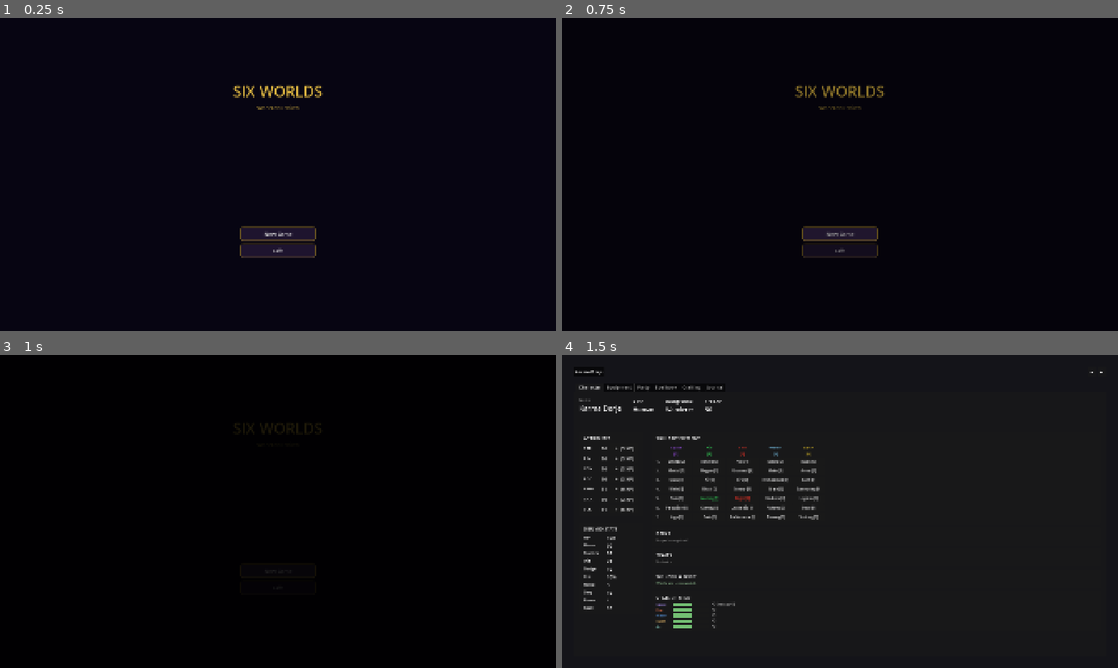
Above: before the commit, frames 1-4 (two rows, left to right).
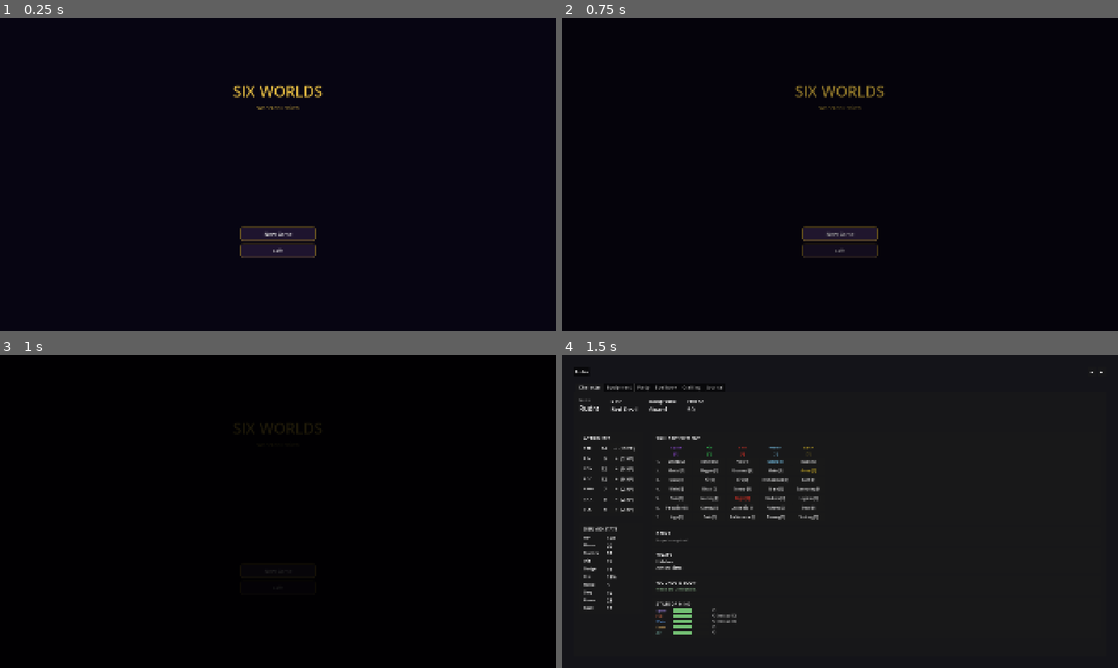
Above: after the commit, the same moments.

Repository: olstach/six_worlds
Game: Godot game, scene res://scenes/ui/title_screen.tscn
The game is run twice, just before and just after one commit, with the same random seed, the same clock (stepped at 60 frames per second) and the same inputs.
Inputs (mouse positions are in pixels of both pictures, inside the frame that each line leads up to):
- Up to frame 1 (0.25 s): no input
- Up to frame 2 (0.75 s): click "New Game" at 0.5 s
- Up to frame 3 (1 s): no input
- Up to frame 4 (1.5 s): tap Enter at 1.25 s; move the mouse to (962, 495) at 1.27 s; hold Right (ui_right) from 1.28 s (still down); tap C at 1.35 s; click (962, 495) at 1.42 s

Frames 1-3 are identical in both runs. In frame 4, 1.2% of the frame differs, in the area x 2-46%, y 4-90%.
Error in both runs: Trying to assign value of type 'String' to a variable of type 'Dictionary'. (res://scripts/autoload/trait_system.gd:67)

Commit message:
Roll the new game's character, and give every animal birth its own names
save_manager hardcoded ("Karma Dorje", "human", "wanderer") for a new game: a
fixed birth and background bypassing both rolls, naming a birth from a realm
with no content whose reincarnation_weight is 0 — so the one character every
player was guaranteed to meet was the one birth reincarnation could never
produce. Confirmed as a relic of an early build. A new run now rolls birth,
background and name off GameState.current_world, the same way every later life
already did.

This changes the opening: a new run starts as one of the six devils rather
than as a human, and about half the time with a hell-flavoured background.
Modelled over 20k new games the spread is wide — the most common single
character is a blue devil warrior at 2.5% — but hell's events were written
before the player could be a devil, so that is the first thing to look at on a
playthrough.

Name generation moved from bardo_screen.gd to CharacterSystem. A UI script
owned the only generator, which is why the new-game path could not reach it and
invented a constant instead; both paths call generate_character_name() now.

It also takes a `birth` argument it never used. animal_realm_names.json had no
reader at all, so 155 personal names with meanings sat in the file while the
generator drew the whole animal realm from a six-word list — a naga and an
uluka were named off the same handful. All 18 animal births have their own
names now, ids checked against races.json in both directions. Its 128 place
names and 88 parent wishes are still unread and belong to the events pass;
TODO's "389 names" was the three categories added up loosely, the real total
is 371.

Verified with tools/verify_all.sh --quick (0 issues) and by modelling the new
distribution against the real data. The engine layers could NOT run — no Godot
binary here, and this commit changes GDScript. Run tools/verify_all.sh before
trusting it.

Co-Authored-By: Claude Opus 5 <noreply@anthropic.com>
Claude-Session: https://claude.ai/code/session_01Ps9yRH4T6Mbj1dNizDjcCa

Diff:
--- a/scripts/autoload/character_system.gd
+++ b/scripts/autoload/character_system.gd
@@ -1549,3 +1549,102 @@
 		# Recalculate derived stats to pick up any formula changes
 		update_derived_stats(character)
 		party.append(character)
+
+
+# ── Character naming ─────────────────────────────────────────────────────────
+# Moved out of bardo_screen.gd on 2026-09-18: a UI script owned the only name
+# generator, so the new-game path could not reach it and hardcoded a name
+# instead. Both paths call generate_character_name() now.
+
+const HELL_NAMES: Array[String] = ["Mara", "Yama", "Rahu", "Kali", "Rudra", "Agni", "Vetala"]
+# Hungry ghost names draw from Tibetan preta lore and Sanskrit sources.
+# Sub-races covered: yidag (pretas proper), rolang (reanimated corpses),
+# skeleton variants, vetala (possession spirits), dralha (corrupted war-spirits),
+# gyelpo (gyalpo demons), dré (obstacle spirits), shaza (flesh-eaters).
+const GHOST_NAMES: Array[String] = [
+	# Tibetan-rooted — evoke craving, hollowness, wandering
+	"Nyönpa", "Khanag", "Drekpa", "Zhöchen", "Rolma", "Migme",
+	"Gongchen", "Dukpa", "Kyangbu", "Bayang", "Shangku", "Thamchen",
+	"Lungwa", "Trungkar", "Bardowa", "Dregchen", "Sogme", "Rimchen",
+	"Kyiduk", "Khyimdag", "Dokma", "Zangkar", "Phagchen", "Chöbar",
+	# Sanskrit-rooted — preta tradition
+	"Preta", "Vetali", "Pishacha", "Bhutika", "Apasmara", "Skandha",
+	"Jivaka", "Nirjhara", "Kshudha", "Trishna", "Abhava", "Pretaraja",
+	# Names evoking specific races
+	"Rolang", "Keting", "Gyelchen", "Drelwa",   # rolang / skeleton / gyelpo
+	"Tsenkar", "Dralkar", "Dralnak", "Tsensen", # dralha / tsen-adjacent
+	"Yidag", "Shazama", "Drema", "Nyönchen",    # yidag / shaza / dré
+]
+const ANIMAL_NAMES: Array[String] = ["Naga", "Garuda", "Makara", "Simha", "Kinnara", "Vyala"]
+const HUMAN_NAMES: Array[String] = ["Tenzin", "Dorje", "Pema", "Karma", "Lobsang", "Drolma", "Sonam", "Jigme"]
+const ASURA_NAMES: Array[String] = ["Vemacitrin", "Rahu", "Svarbhanu", "Pahari", "Danava", "Daitya"]
+const GOD_NAMES: Array[String] = ["Deva", "Brahma", "Indra", "Surya", "Chandra", "Vayu", "Varuna"]
+
+## Realm fallback pools, by realm id.
+const REALM_NAME_POOLS: Dictionary = {
+	"hell": HELL_NAMES,
+	"hungry_ghost": GHOST_NAMES,
+	"animal": ANIMAL_NAMES,
+	"human": HUMAN_NAMES,
+	"asura": ASURA_NAMES,
+	"god": GOD_NAMES,
+}
+
+const ANIMAL_NAMES_PATH: String = "res://resources/data/animal_realm_names.json"
+
+## birth id -> personal names that birth gives its children. Built once.
+var _birth_name_cache: Dictionary = {}
+
+
+## Read the per-birth personal names out of animal_realm_names.json.
+##
+## 389 names with meanings sat in that file, read by no script at all, while
+## the name generator picked from a six-word list for the whole animal realm —
+## so a naga and an uluka drew from the same handful. The file is organised
+## regions -> births -> personal_names[{name, meaning}]; only the name is
+## needed here, the meanings are for whoever is writing.
+func _load_birth_names() -> void:
+	if not _birth_name_cache.is_empty():
+		return
+	if not FileAccess.file_exists(ANIMAL_NAMES_PATH):
+		return
+	var file = FileAccess.open(ANIMAL_NAMES_PATH, FileAccess.READ)
+	if file == null:
+		return
+	var json = JSON.new()
+	if json.parse(file.get_as_text()) != OK:
+		push_warning("CharacterSystem: animal_realm_names.json parse error")
+		return
+
+	var regions: Dictionary = json.get_data().get("regions", {})
+	for region_id in regions:
+		var births: Dictionary = regions[region_id].get("births", {})
+		for birth_id in births:
+			if birth_id.begins_with("_"):
+				continue
+			var names: Array[String] = []
+			for entry in births[birth_id].get("personal_names", []):
+				var n: String = String(entry.get("name", "")) if entry is Dictionary \
+					else String(entry)
+				if n != "":
+					names.append(n)
+			if not names.is_empty():
+				_birth_name_cache[birth_id] = names
+
+
+## A name for a newly generated character.
+##
+## The birth's own names win where it has any — that is the whole point of
+## naming a rakshasa differently from an uluka. Realm pools are the fallback,
+## and cover every realm the per-birth file does not.
+func generate_character_name(birth: String, realm: String) -> String:
+	_load_birth_names()
+
+	var own: Array = _birth_name_cache.get(birth, [])
+	if not own.is_empty():
+		return String(own[randi() % own.size()])
+
+	var pool: Array = REALM_NAME_POOLS.get(realm, HUMAN_NAMES)
+	if pool.is_empty():
+		return "Nameless"
+	return String(pool[randi() % pool.size()])
--- a/scripts/autoload/save_manager.gd
+++ b/scripts/autoload/save_manager.gd
@@ -178,10 +178,21 @@
 	for world_key in GameState.WORLDS:
 		GameState.WORLDS[world_key].boss_defeated = false
 
-	# Reset party and create player character
+	# Reset party and create player character.
+	#
+	# This used to hardcode ("Karma Dorje", "human", "wanderer") — a relic of an
+	# early build. It bypassed both rolls, and named a birth from a realm with
+	# no content whose `reincarnation_weight` is 0, so the one character the
+	# player was guaranteed to meet was the one birth reincarnation could never
+	# produce. A new life is rolled the same way every later one is.
 	RelationshipSystem.reset()
 	CharacterSystem.party.clear()
-	CharacterSystem.create_player_character("Karma Dorje", "human", "wanderer")
+	var start_realm: String = GameState.current_world
+	var start_birth: String = CharacterSystem.roll_birth_for_realm(start_realm)
+	var start_background: String = KarmaSystem.select_random_background(start_birth)
+	CharacterSystem.create_player_character(
+		CharacterSystem.generate_character_name(start_birth, start_realm),
+		start_birth, start_background)
 
 	# Reset inventory and give starter items
 	ItemSystem.clear_inventory()
--- a/scripts/ui/bardo_screen.gd
+++ b/scripts/ui/bardo_screen.gd
@@ -303,7 +303,7 @@
 	var background = _reincarnation_result.get("background", "wanderer")
 
 	# Generate a name for the new character
-	var new_name = _generate_name(birth, realm)
+	var new_name = CharacterSystem.generate_character_name(birth, realm)
 
 	# Create the new character, preserving persistent progression
 	CharacterSystem.start_new_life(new_name, birth, background)
@@ -323,43 +323,3 @@
 
 	# Transition to overworld in the new realm (fade out first)
 	_fade_and_goto("res://scenes/overworld/overworld.tscn")
-
-
-## Generate a thematic name based on birth/realm
-## These are simple placeholders — can be expanded with name lists later
-func _generate_name(birth: String, realm: String) -> String:
-	var hell_names = ["Mara", "Yama", "Rahu", "Kali", "Rudra", "Agni", "Vetala"]
-	# Hungry ghost names draw from Tibetan preta lore and Sanskrit sources.
-	# Sub-races covered: yidag (pretas proper), rolang (reanimated corpses),
-	# skeleton variants, vetala (possession spirits), dralha (corrupted war-spirits),
-	# gyelpo (gyalpo demons), dré (obstacle spirits), shaza (flesh-eaters).
-	var ghost_names = [
-		# Tibetan-rooted — evoke craving, hollowness, wandering
-		"Nyönpa", "Khanag", "Drekpa", "Zhöchen", "Rolma", "Migme",
-		"Gongchen", "Dukpa", "Kyangbu", "Bayang", "Shangku", "Thamchen",
-		"Lungwa", "Trungkar", "Bardowa", "Dregchen", "Sogme", "Rimchen",
-		"Kyiduk", "Khyimdag", "Dokma", "Zangkar", "Phagchen", "Chöbar",
-		# Sanskrit-rooted — preta tradition
-		"Preta", "Vetali", "Pishacha", "Bhutika", "Apasmara", "Skandha",
-		"Jivaka", "Nirjhara", "Kshudha", "Trishna", "Abhava", "Pretaraja",
-		# Names evoking specific races
-		"Rolang", "Keting", "Gyelchen", "Drelwa",   # rolang / skeleton / gyelpo
-		"Tsenkar", "Dralkar", "Dralnak", "Tsensen", # dralha / tsen-adjacent
-		"Yidag", "Shazama", "Drema", "Nyönchen",    # yidag / shaza / dré
-	]
-	var animal_names = ["Naga", "Garuda", "Makara", "Simha", "Kinnara", "Vyala"]
-	var human_names = ["Tenzin", "Dorje", "Pema", "Karma", "Lobsang", "Drolma", "Sonam", "Jigme"]
-	var asura_names = ["Vemacitrin", "Rahu", "Svarbhanu", "Pahari", "Danava", "Daitya"]
-	var god_names = ["Deva", "Brahma", "Indra", "Surya", "Chandra", "Vayu", "Varuna"]
-
-	var name_pool: Array
-	match realm:
-		"hell": name_pool = hell_names
-		"hungry_ghost": name_pool = ghost_names
-		"animal": name_pool = animal_names
-		"human": name_pool = human_names
-		"asura": name_pool = asura_names
-		"god": name_pool = god_names
-		_: name_pool = human_names
-
-	return name_pool[randi() % name_pool.size()]
Not shown, changed: TODO.md
Not shown, changed: WRITING.md
